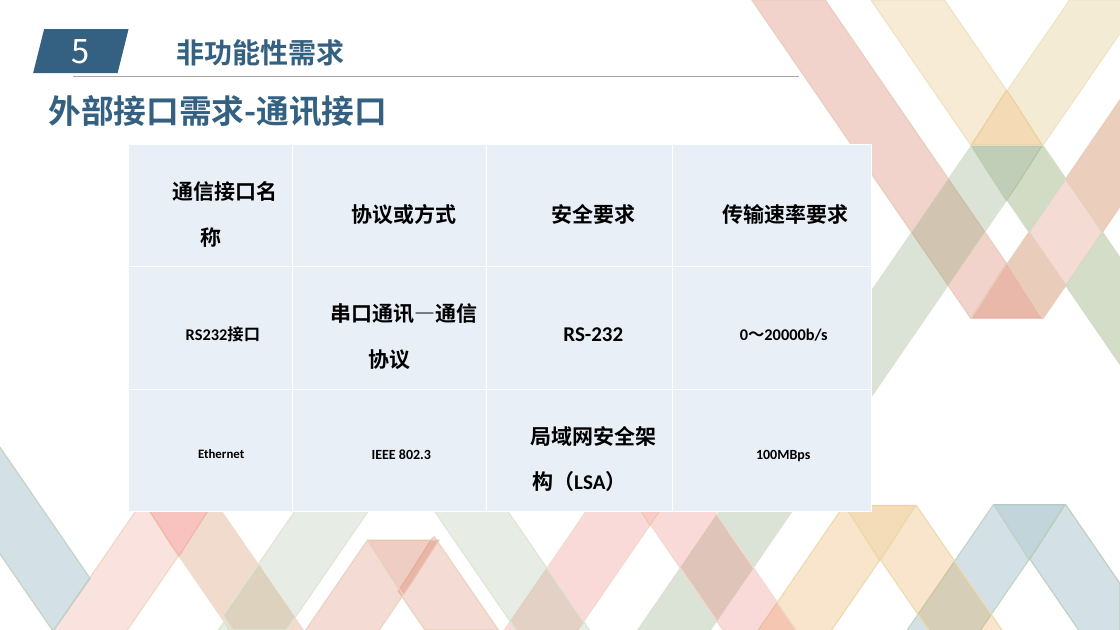
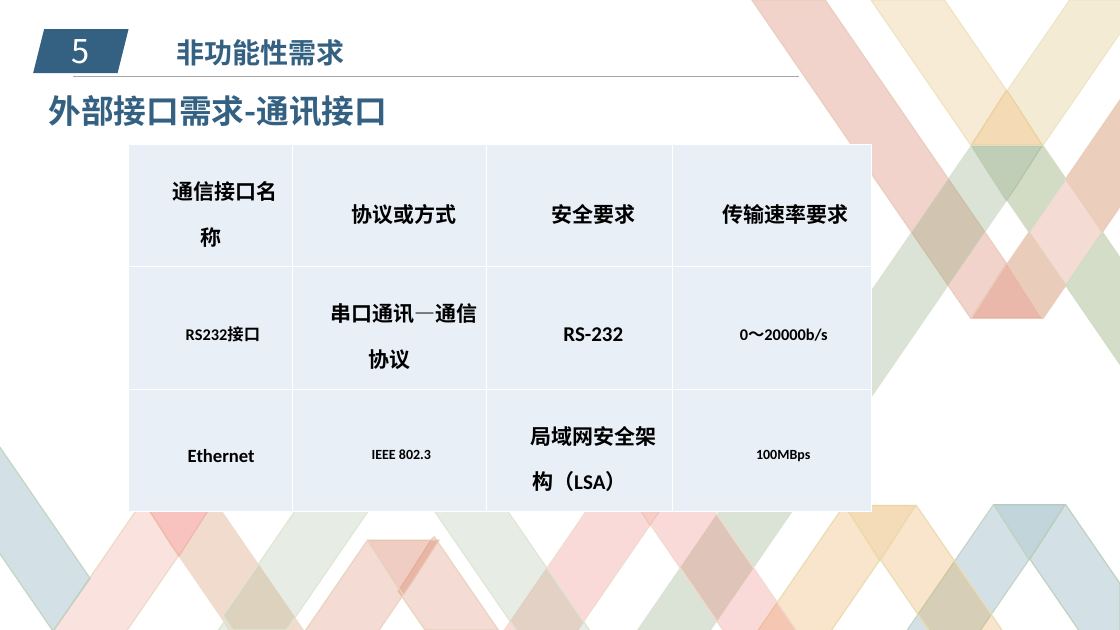
Before and after one commit to zucccxy/project, a slide deck: slide 27 of SRS展示ppt.pptx. Drawn at 1120x630 pixels with LibreOffice and Linux fonts; fonts in the diff are those of the drawing; background and template pictures are left out. Boxes give left, top, right and bottom in pixels: in the first picture for what was removed or moved away, otherwise in the second. Text is boxed around its words. In the diff, an @@ line names an element or a change of style, - is before the commit and + after.

```diff
--- a/SRS展示ppt.pptx
+++ b/SRS展示ppt.pptx
@@ table at bbox=[129, 145, 871, 513] @@
@@ size 11 to 16 pt in "Ethernet" @@
```
Also in this commit, not shown: 1 other slide changed, 3 other files.
